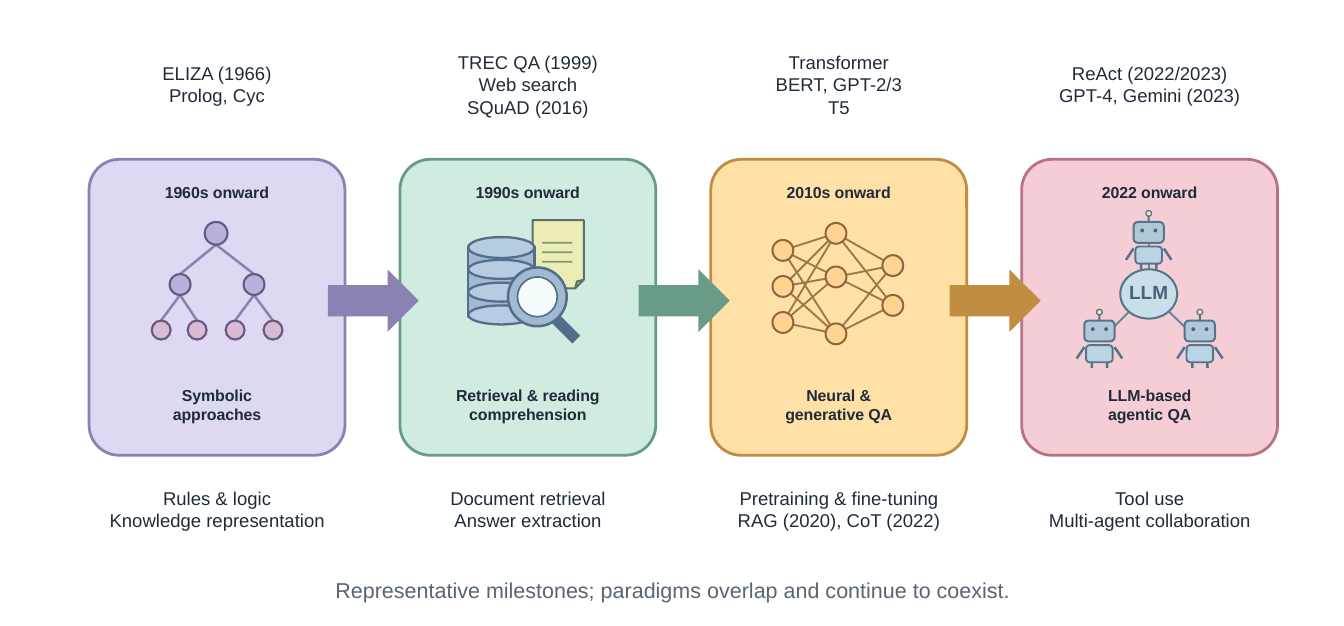
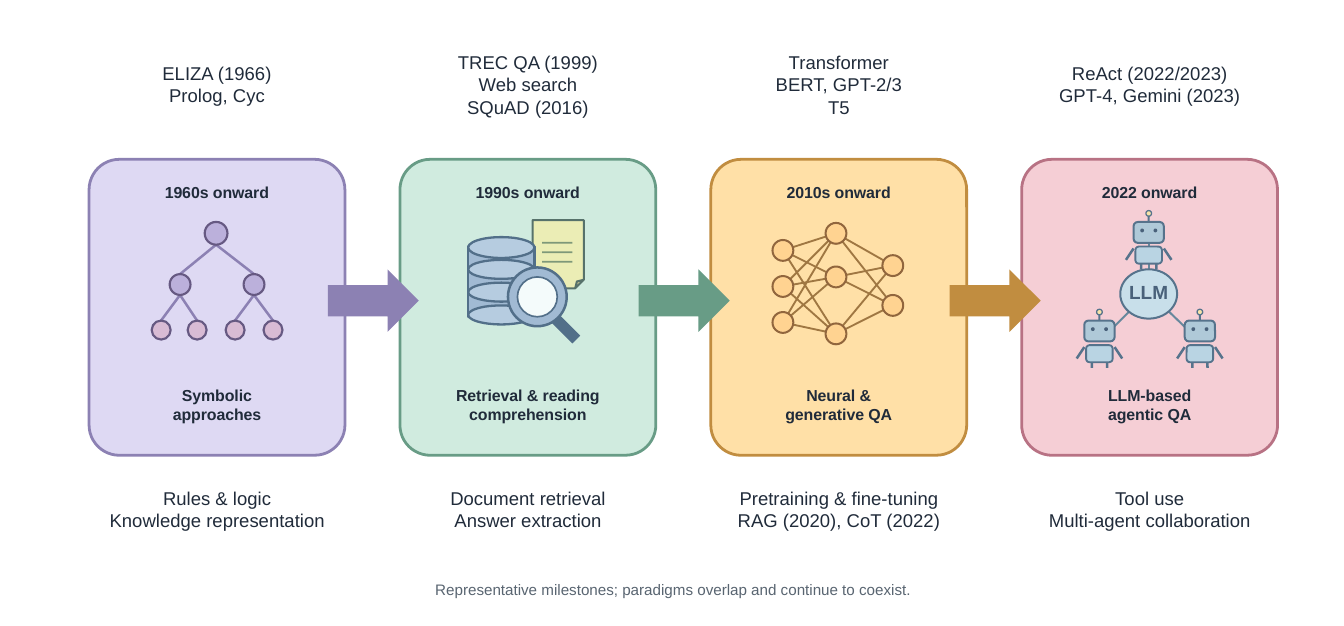
Before and after one commit to gouyu2003/multi-agent-latex-ESWA-, a slide deck: slide 1 of output/figure2_editable/20261013-153831-codex-clipboard-1eb7c158-b30c-49e1-bfa6-5ae40fd6f410/final/codex-clipboard-1eb7c158-b30c-49e1-bfa6-5ae40fd6f410_edited.pptx. Drawn at 1344x626 pixels with LibreOffice and Linux fonts; fonts in the diff are those of the drawing. Boxes give left, top, right and bottom in pixels: in the first picture for what was removed or moved away, otherwise in the second. Text is boxed around its words. In the diff, an @@ line names an element or a change of style, - is before the commit and + after.

```diff
--- a/output/figure2_editable/20261013-153831-codex-clipboard-1eb7c158-b30c-49e1-bfa6-5ae40fd6f410/final/codex-clipboard-1eb7c158-b30c-49e1-bfa6-5ae40fd6f410_edited.pptx
+++ b/output/figure2_editable/20261013-153831-codex-clipboard-1eb7c158-b30c-49e1-bfa6-5ae40fd6f410/final/codex-clipboard-1eb7c158-b30c-49e1-bfa6-5ae40fd6f410_edited.pptx
@@ text "Representative milestones; paradigms overlap and ..." at [435,584,910,598]: size 8.5 to 6 pt @@
```
Also in this commit, not shown: 34 other files.
